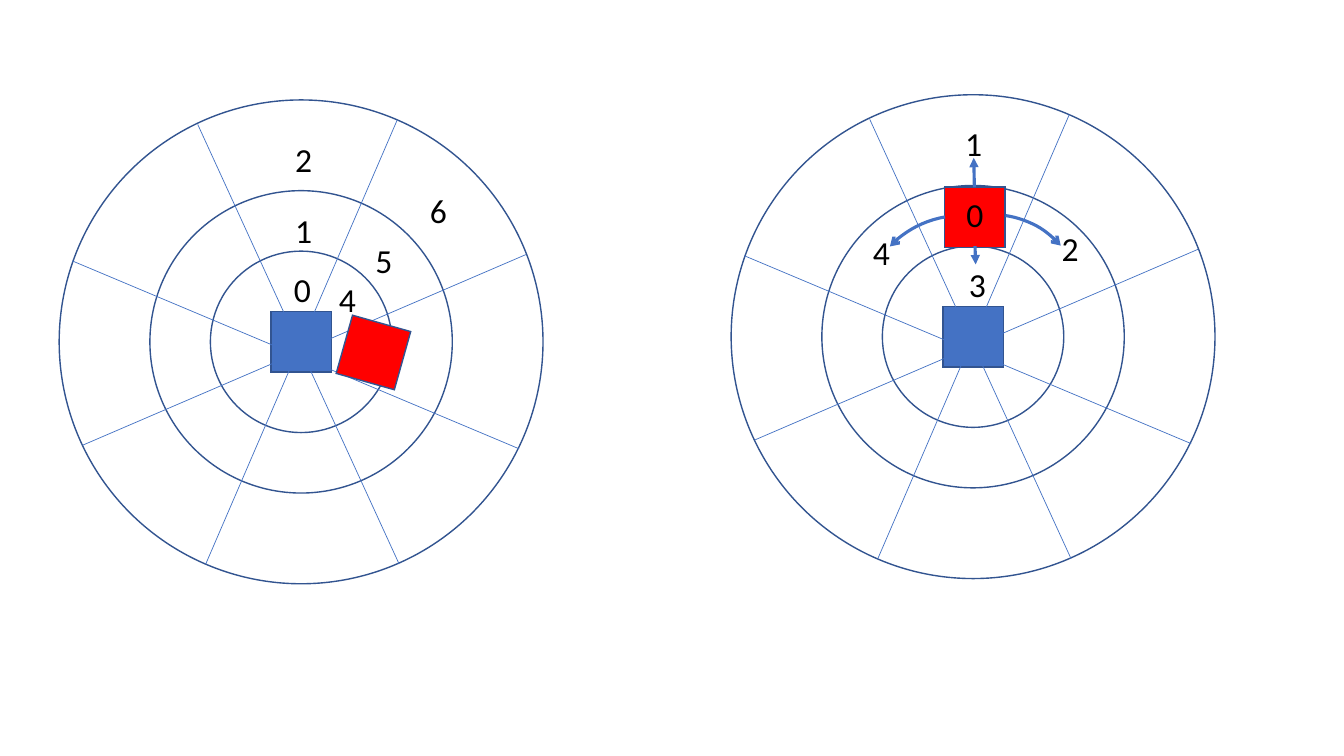
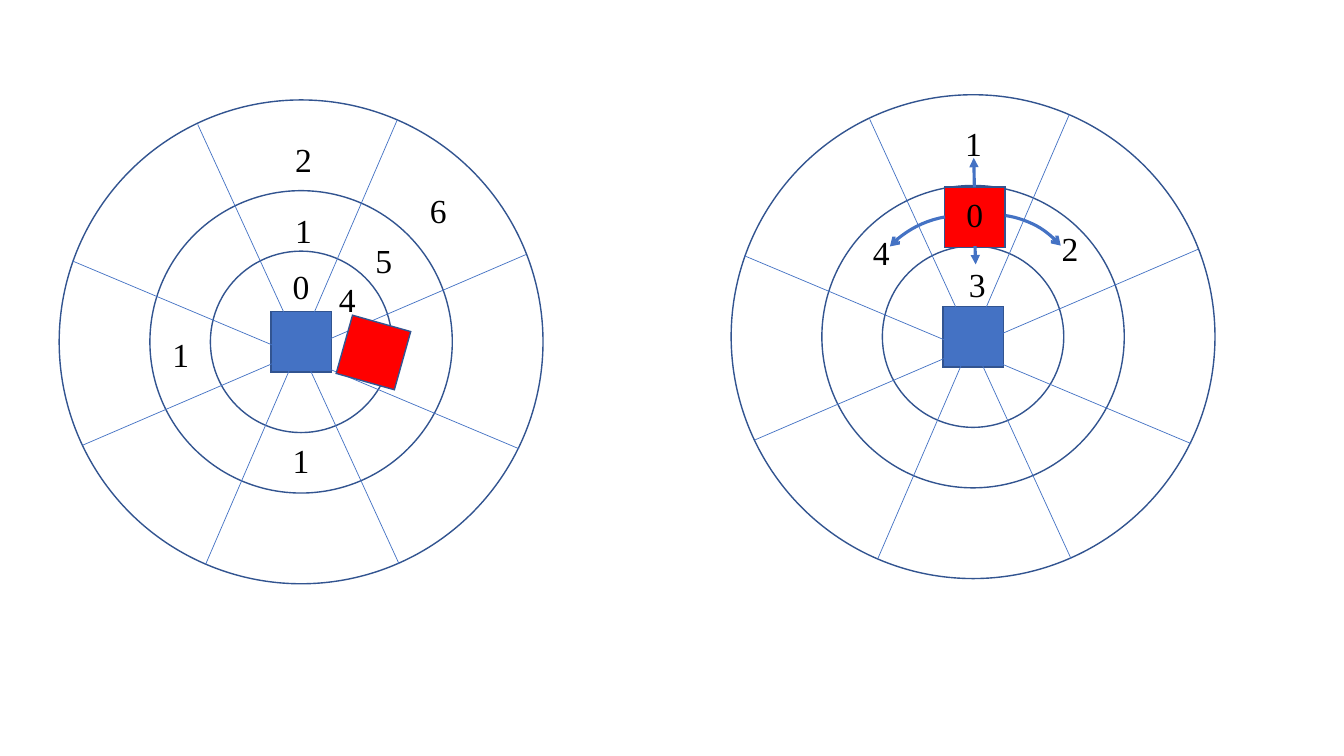
Before and after one commit to tuandnvn/learn-to-perform, a slide deck: slide 3 of miscellanous/Presentation1.pptx. Drawn at 1344x756 pixels with LibreOffice and Linux fonts; fonts in the diff are those of the drawing. Boxes give left, top, right and bottom in pixels: in the first picture for what was removed or moved away, otherwise in the second. Text is boxed around its words. In the diff, an @@ line names an element or a change of style, - is before the commit and + after.

```diff
--- a/miscellanous/Presentation1.pptx
+++ b/miscellanous/Presentation1.pptx
@@ font Calibri to Times New Roman in 9 elements at bbox=[375, 251, 392, 274], bbox=[430, 200, 447, 224], bbox=[295, 221, 312, 243], bbox=[295, 149, 312, 172], bbox=[969, 274, 986, 298], bbox=[1062, 238, 1079, 261], bbox=[966, 204, 983, 228], bbox=[965, 134, 982, 163], bbox=[293, 276, 310, 300] @@
@@ text added at bbox=[172, 345, 189, 367], 24 pt, text #000000 @@
+1
@@ text added at bbox=[293, 451, 310, 473], 24 pt, text #000000 @@
+1
```
Also in this commit, not shown: 2 other slides changed, 28 other files.
